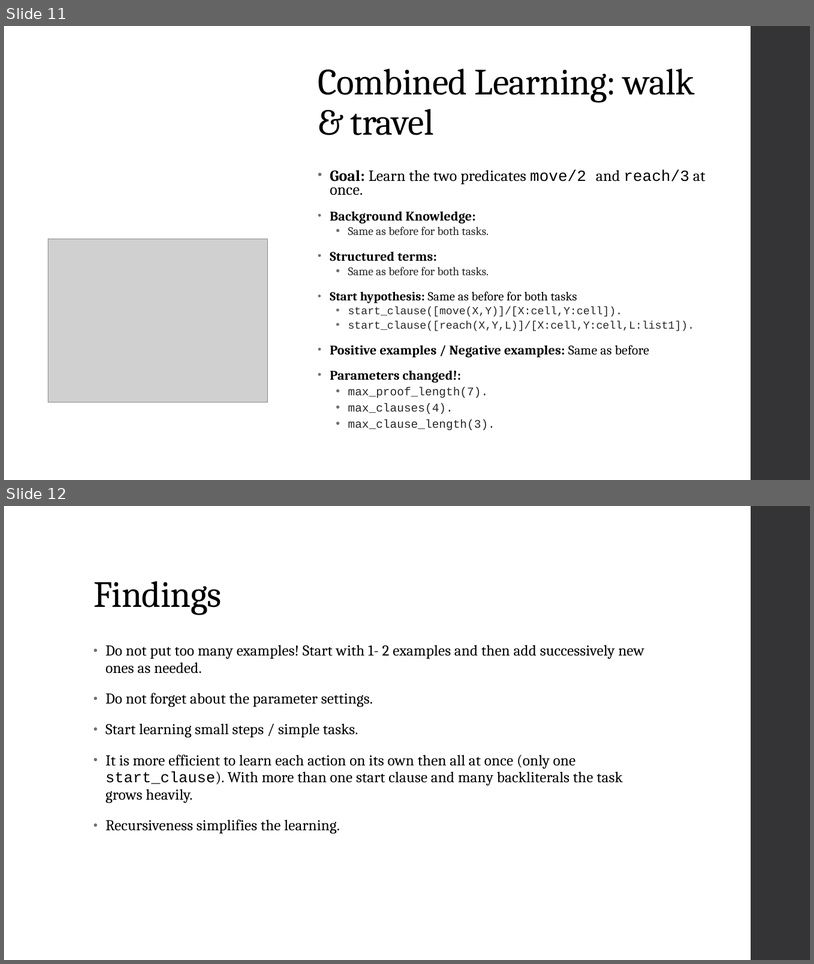
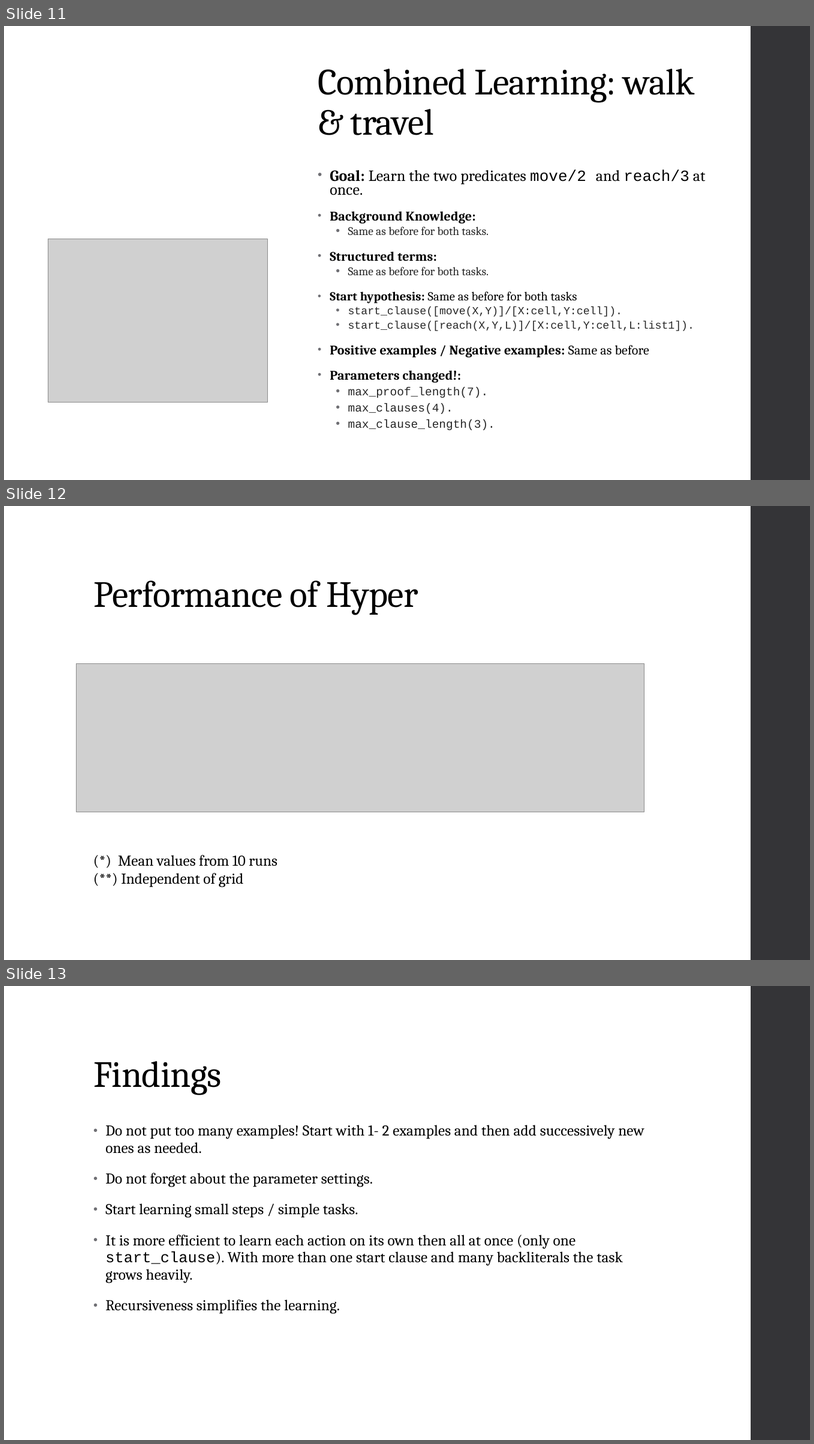
Before and after one commit to Alex-Dell1/ATAI_Maze_Project, a slide deck: ATAI_Presentation.pptx. Shown one above the other, each under a label of ours: slides 11 and 12 before the commit, slides 11, 12 and 13 after it. The pictures are 814x964 and 814x1444 pixels, drawn with LibreOffice and Linux fonts; fonts in the diff are those of the drawing; grey boxes stand for pictures; background and template pictures are left out. Boxes give left, top, right and bottom in pixels: in the first picture for what was removed or moved away, otherwise in the second. Text is boxed around its words. In the diff, an @@ line names an element or a change of style, - is before the commit and + after.

```diff
--- a/ATAI_Presentation.pptx
+++ b/ATAI_Presentation.pptx
@@ slide 12 added at [4,506,810,960], background picture (left out); not listed: 1 template element that a slide beside it also shows @@
@@ title added at [93,580,418,615], 44 pt, text #000000 @@
+Performance of Hyper
@@ picture added at [77,663,645,811] @@
@@ text added at [118,855,278,887], 18 pt, text #000000 @@
+(*) Mean values from 10 runs
+(**) Independent of grid
@@ what was slide 12 is now slide 13 @@
```
Also in this commit, not shown: 2 slides changed.
